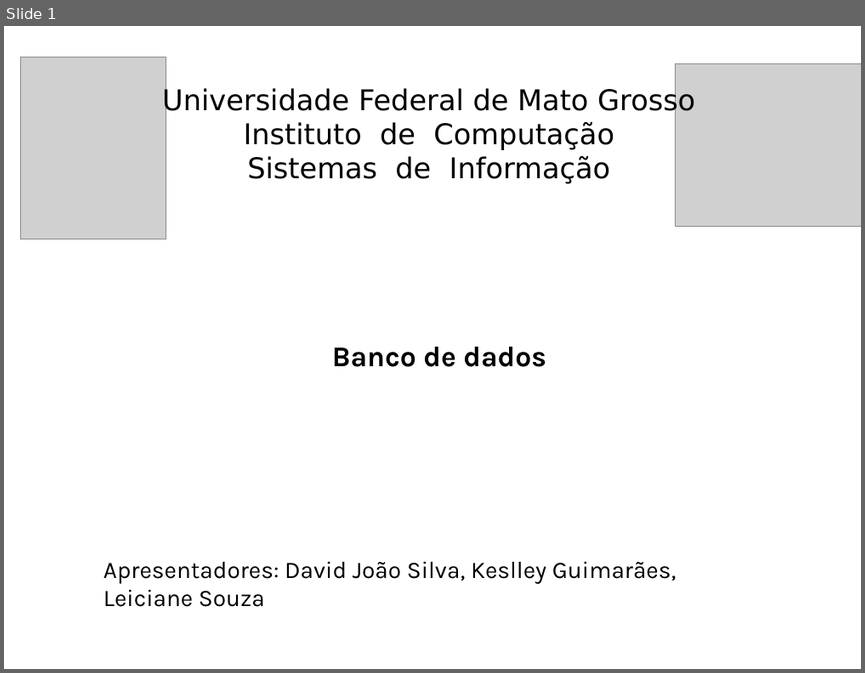
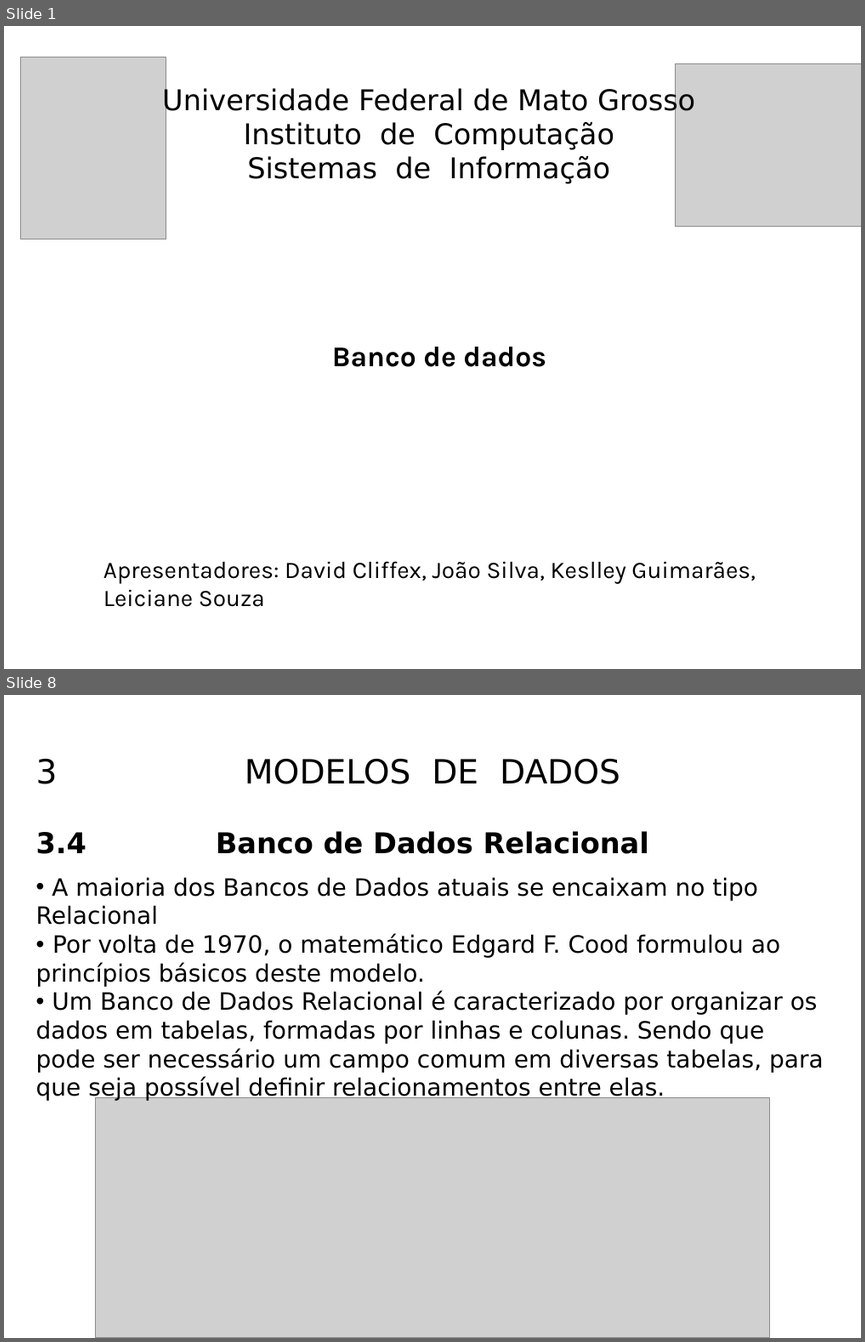
Before and after one commit to KeslleyWillian/Faculdade, a slide deck: 1-semestre/Fundamentos-da-computacao/Banco_de_dados.pptx. Shown one above the other, each under a label of ours: slide 1 before the commit, slides 1 and 8 after it; the slides between them are not shown. The pictures are 865x673 and 865x1342 pixels, drawn with LibreOffice and Linux fonts; fonts in the diff are those of the drawing; grey boxes stand for pictures. Boxes give left, top, right and bottom in pixels: in the first picture for what was removed or moved away, otherwise in the second. Text is boxed around its words. In the diff, an @@ line names an element or a change of style, - is before the commit and + after.

```diff
--- a/1-semestre/Fundamentos-da-computacao/Banco_de_dados.pptx
+++ b/1-semestre/Fundamentos-da-computacao/Banco_de_dados.pptx
@@ slide 8 added at (4, 695, 861, 1338), background #FFFFFF @@
@@ text added at (36, 759, 58, 784), 28 pt, text #000000 @@
+3
@@ text added at (245, 759, 620, 784), 28 pt, text #000000 @@
+MODELOS DE DADOS
@@ text added at (36, 832, 86, 854), 24 pt, text #000000, bold @@
+3.4
@@ text added at (216, 831, 649, 854), 24 pt, text #000000, bold @@
+Banco de Dados Relacional
@@ text added at (36, 877, 823, 1101), 20 pt, text #000000 @@
+• A maioria dos Bancos de Dados atuais se encaixam no tipo Relacional
+• Por volta de 1970, o matemático Edgard F. Cood formulou ao princípios básicos deste modelo.
+• Um Banco de Dados Relacional é caracterizado por organizar os dados em tabelas, formadas por linhas e colunas. Sendo que pode ser necessário um campo comum em diversas tabelas, para que seja possível definir relacionamentos entre elas.
@@ picture added at (95, 1097, 769, 1338) @@
@@ slide 1 changed as well @@
@@ text at (103, 561, 755, 607): text changed @@
-Apresentadores: David João Silva, Keslley Guimarães, Leiciane Souza
+Apresentadores: David Cliffex, João Silva, Keslley Guimarães, Leiciane Souza
```
Also in this commit, not shown: 4 other slides changed, 14 other slides added, 6 slides removed, 20 other files.
